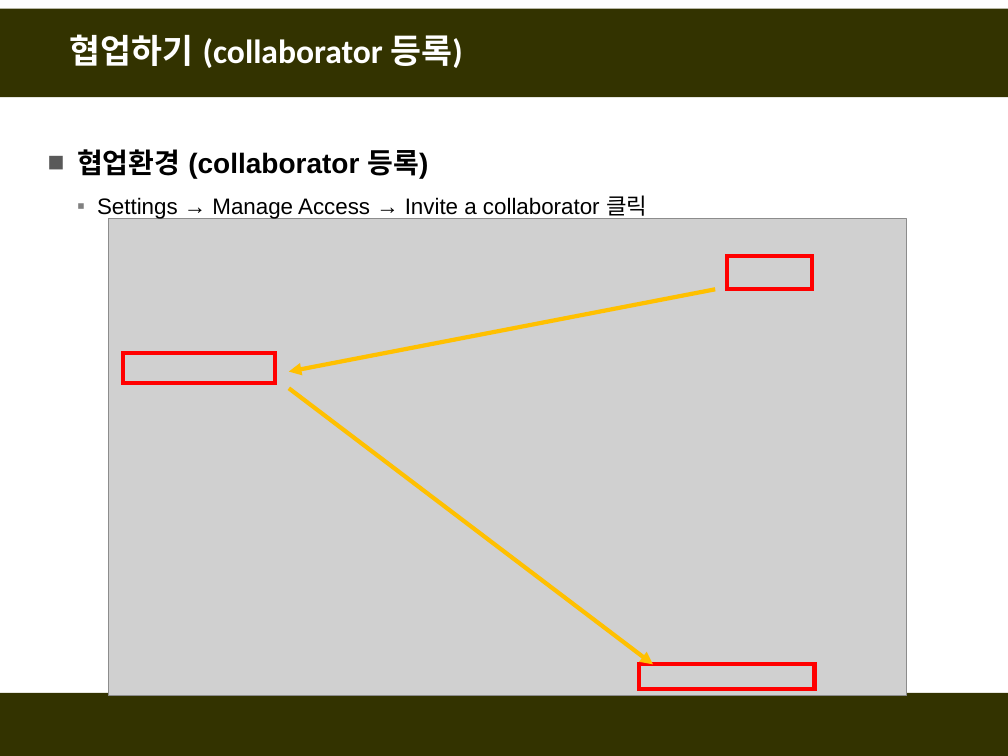
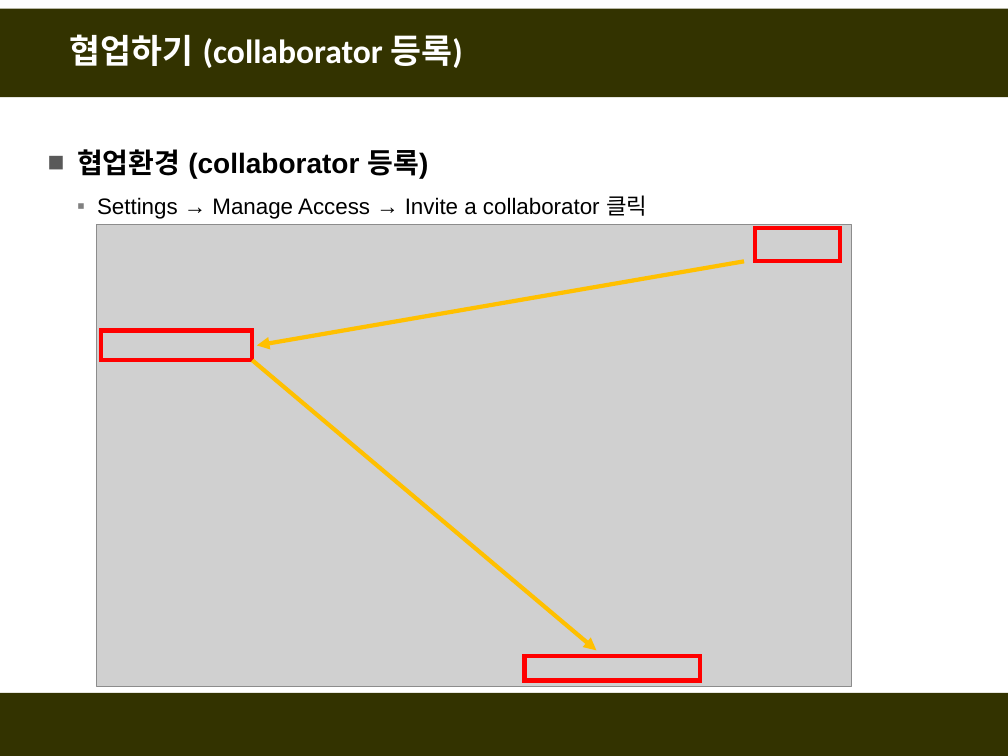
Before and after one commit to fasthill/github-lecture, a slide deck: slide 7 of git및github첫걸음4-협업하기.pptx (slide 8 before the commit). Drawn at 1008x756 pixels with LibreOffice and Linux fonts; fonts in the diff are those of the drawing; grey boxes stand for pictures. Boxes give left, top, right and bottom in pixels: in the first picture for what was removed or moved away, otherwise in the second. Text is boxed around its words. In the diff, an @@ line names an element or a change of style, - is before the commit and + after.

```diff
--- a/git및github첫걸음4-협업하기.pptx
+++ b/git및github첫걸음4-협업하기.pptx
@@ picture: place and size @@
-picture at [109, 219, 907, 696]
+picture at [96, 224, 851, 685]
@@ rectangle: place and size @@
-rectangle at [727, 256, 812, 289]
+rectangle at [755, 228, 841, 261]
@@ arrow moved from (716, 289) - (289, 372) to (744, 261) - (257, 346) @@
@@ rectangle: place and size @@
-rectangle at [123, 353, 274, 383]
+rectangle at [101, 331, 252, 361]
@@ arrow moved from (289, 388) - (653, 664) to (252, 360) - (597, 650) @@
@@ rectangle: place and size @@
-rectangle at [639, 664, 814, 688]
+rectangle at [524, 656, 700, 680]
```
Also in this commit, not shown: 16 other slides changed, 8 slides added, 2 slides removed.
